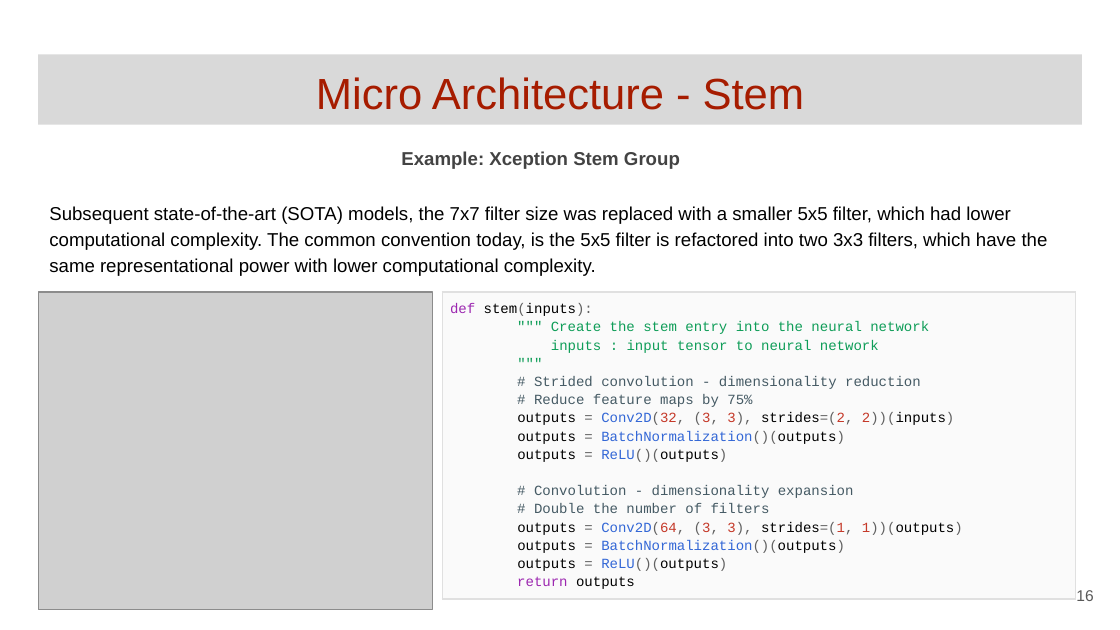
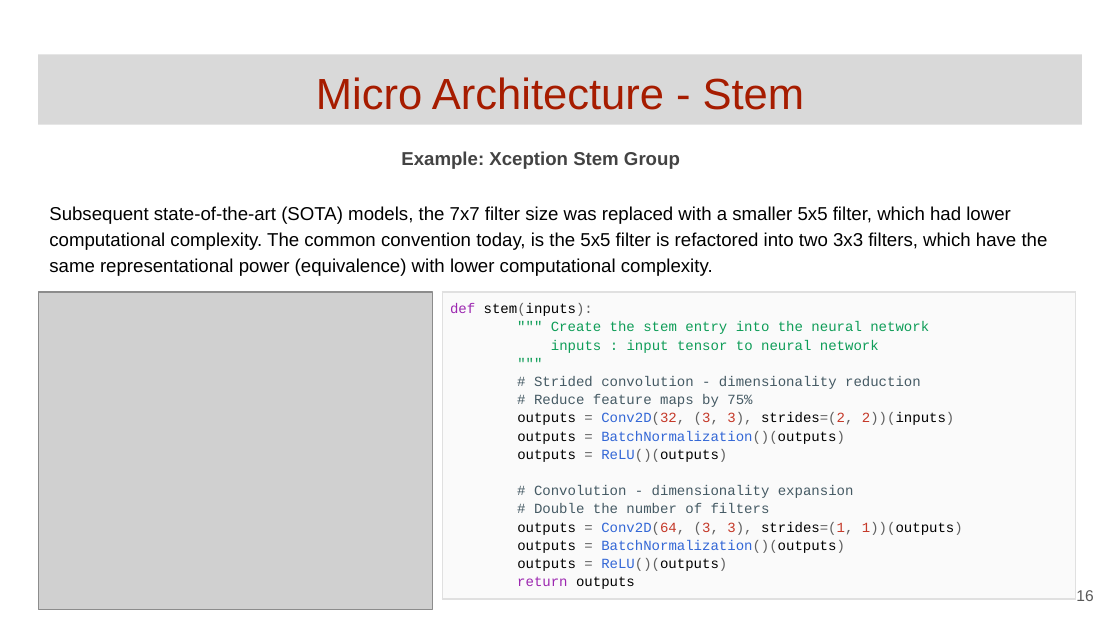
Before and after one commit to GoogleCloudPlatform/keras-idiomatic-programmer, a slide deck: slide 16 of books/deep-learning-design-patterns/Workshops/Junior/Deep Learning Design Patterns - Workshop - Chapter 1.pptx. Drawn at 1120x630 pixels with LibreOffice and Linux fonts; fonts in the diff are those of the drawing; grey boxes stand for pictures. Boxes give left, top, right and bottom in pixels: in the first picture for what was removed or moved away, otherwise in the second. Text is boxed around its words. In the diff, an @@ line names an element or a change of style, - is before the commit and + after.

```diff
--- a/books/deep-learning-design-patterns/Workshops/Junior/Deep Learning Design Patterns - Workshop - Chapter 1.pptx
+++ b/books/deep-learning-design-patterns/Workshops/Junior/Deep Learning Design Patterns - Workshop - Chapter 1.pptx
@@ text at <box>49,206,1048,276</box>: text changed @@
-Subsequent state-of-the-art (SOTA) models, the 7x7 filter size was replaced with a smaller 5x5 filter, which had lower computational complexity. The common convention today, is the 5x5 filter is refactored into two 3x3 filters, which have the same representational power with lower computational complexity.
+Subsequent state-of-the-art (SOTA) models, the 7x7 filter size was replaced with a smaller 5x5 filter, which had lower computational complexity. The common convention today, is the 5x5 filter is refactored into two 3x3 filters, which have the same representational power (equivalence) with lower computational complexity.
```
Also in this commit, not shown: 9 other slides changed.
